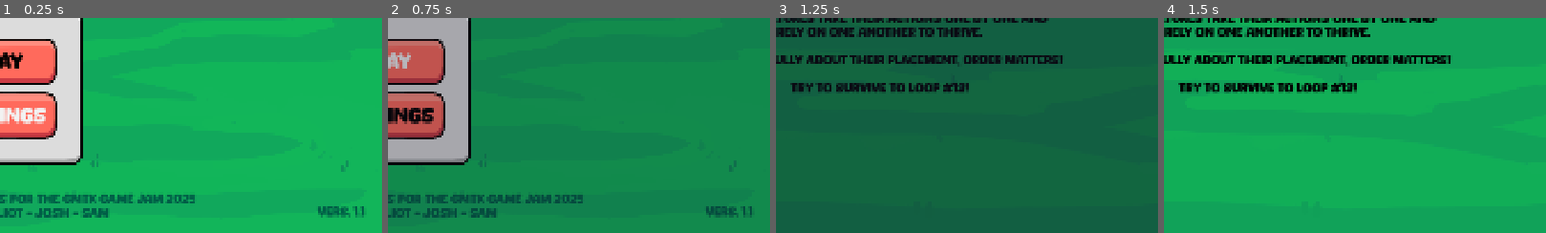
Above: before the commit, frames 1-4 (left to right).
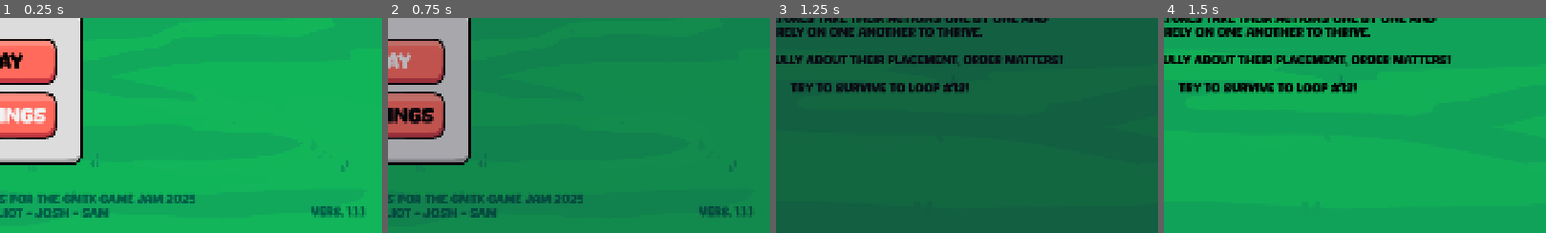
Above: after the commit, the same moments.

Repository: elliotfontaine/gmtk-2025-submission
Game: Godot game, scene res://scenes/main_menu.tscn
The game is run twice, just before and just after one commit, with the same random seed, the same clock (stepped at 60 frames per second) and the same inputs. The engine's default icon, where the game draws it, is replaced by a stand-in: a white triangle on a blue panel in a dark square.
Inputs (mouse positions are % of the whole screen's width and height, from its top left):
- Up to frame 1 (0.25 s): no input
- Up to frame 2 (0.75 s): click "play" at 0.5 s
- Up to frame 3 (1.25 s): no input
- Up to frame 4 (1.5 s): tap Enter at 1.25 s; move the mouse to (72, 45) at 1.27 s; hold D from 1.28 s (still down); hold Shift from 1.28 s (still down); click (72, 45) at 1.42 s
The pictures show only the part of the screen within x 50-100%, y 50-100%; the shares and areas given below are measured in that part.

The runs differ from the first frame. In frame 1, 0.3% of the frame differs, in the area x 81-93%, y 87-93%; in frame 2, 0.2%; in frame 3, nothing differs; in frame 4, nothing differs.

Commit message:
chore: bump version to 1.1.1

Diff:
--- a/project.godot
+++ b/project.godot
@@ -25,7 +25,7 @@
 
 config/name="Circle of Life"
 config/description="Grow and balance the perfect ecosystem."
-config/version="1.1"
+config/version="1.1.1"
 run/main_scene="uid://cjpe1y1myvqbb"
 config/features=PackedStringArray("4.4", "GL Compatibility")
 config/icon="uid://s68xm1tdvjvd"
